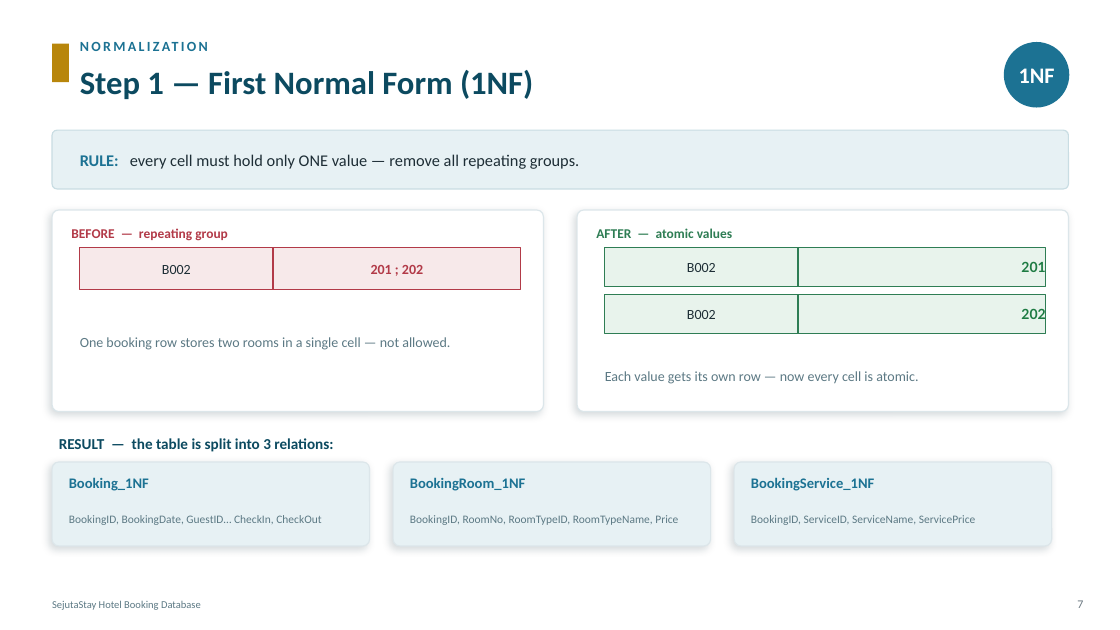
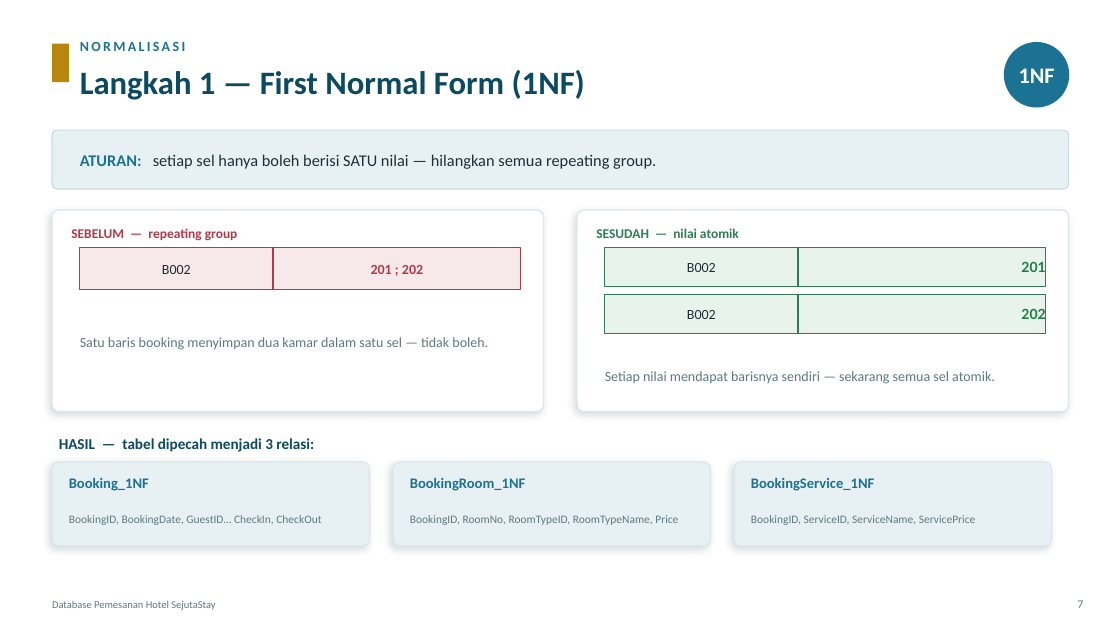
Before and after one commit to steffenkwik/Database-Project, a slide deck: slide 7 of Submission/(sub) SejutaStay_Presentation.pptx. Drawn at 1120x630 pixels with LibreOffice and Linux fonts; fonts in the diff are those of the drawing. Boxes give left, top, right and bottom in pixels: in the first picture for what was removed or moved away, otherwise in the second. Text is boxed around its words. In the diff, an @@ line names an element or a change of style, - is before the commit and + after.

```diff
--- a/Submission/(sub) SejutaStay_Presentation.pptx
+++ b/Submission/(sub) SejutaStay_Presentation.pptx
@@ text at [80,42,185,51]: text changed @@
-NORMALIZATION
+NORMALISASI
@@ text at [80,70,585,100]: text changed @@
-Step 1 — First Normal Form (1NF)
+Langkah 1 — First Normal Form (1NF)
@@ text at [80,154,656,169]: text changed @@
-RULE: every cell must hold only ONE value — remove all repeating groups.
+ATURAN: setiap sel hanya boleh berisi SATU nilai — hilangkan semua repeating group.
@@ text at [71,228,238,241]: text changed @@
-BEFORE — repeating group
+SEBELUM — repeating group
@@ text at [596,228,739,238]: text changed @@
-AFTER — atomic values
+SESUDAH — nilai atomik
@@ text at [80,337,488,350]: text changed @@
-One booking row stores two rooms in a single cell — not allowed.
+Satu baris booking menyimpan dua kamar dalam satu sel — tidak boleh.
@@ text at [605,371,995,384]: text changed @@
-Each value gets its own row — now every cell is atomic.
+Setiap nilai mendapat barisnya sendiri — sekarang semua sel atomik.
@@ text at [59,438,314,452]: text changed @@
-RESULT — the table is split into 3 relations:
+HASIL — tabel dipecah menjadi 3 relasi:
@@ text at [52,601,215,610]: text changed @@
-SejutaStay Hotel Booking Database
+Database Pemesanan Hotel SejutaStay
```
Also in this commit, not shown: 14 other slides changed, 2 other files.
